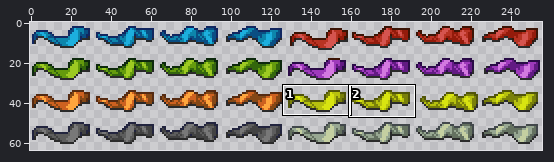
Sprite sheet, stored at ArmoredWarfare/Entities/Structures/PointFlag/CTF_Flag.png. Above: a wide view before the commit, with the close-up outlined.
Close-up. First the earlier version:
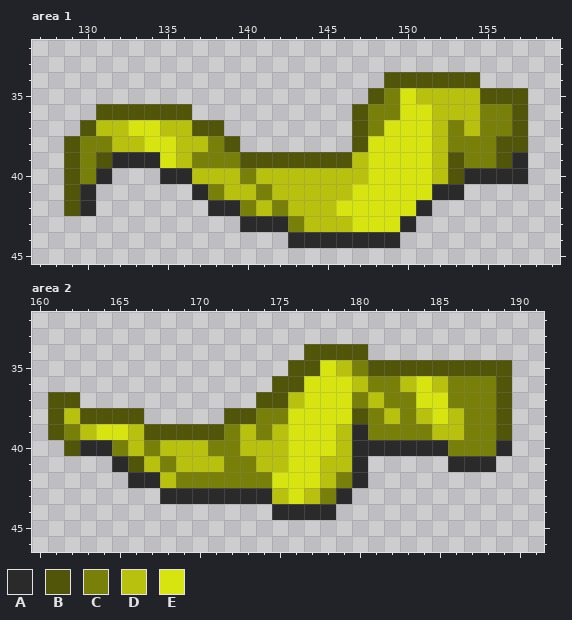
The file is 256x64 pixels. Shown: area 1: x 127..159, y 32..45; area 2: x 160..191, y 32..46. The commit also changed other parts of the picture, which this record leaves out.
Palette (. is transparent): A #2a2a2a  B #51550a  C #798009  D #b7c10e  E #d8e410
Pixels before, area 1, first column x 129:
34 ....................BBBBBB...
35 ...................BCEDDDDBBB
36 ..BBBBBB..........BCCEEDDDCCB
37 .BDDEEDDBB........BCEEEDCDCCB
38 BCCDDEEDDCB.......BEEEEDCCCBB
39 BCBAAAEDCCCBBBBBBBDEEEEDBCCBA
40 BCA...AADDDCDDDDDDDEEEEDBAAAA
41 BA......ACDDCDDDDDEEEEEAA....
42 BA.......AACDCDDDEEEEEA......
43 ...........AAACDDDEEEA.......
44 ..............AAAAAAA........
Pixels before, area 2, first column x 161:
34 ................BBBB.........
35 ...............BBEDCBBBBBBBBB
36 ..............BBEEEDCCDEDCCCB
37 BB...........BBDEEECDCCEECCCB
38 BDBBBB.....BBCCEEEEBCDCDEDCCB
39 BCDEEDBBBBBCDCDEEEDACCCCDDCCB
40 .BAACDCDDDCCDDDEEEDAAAAAACCCA
41 ....ABDCDDDCCDDEEDDA.....AAA.
42 .....AADCCCCCCEEEDCA.........
43 .......AAAAAAADEDCA..........
44 ..............AAAA...........
Now the later version:
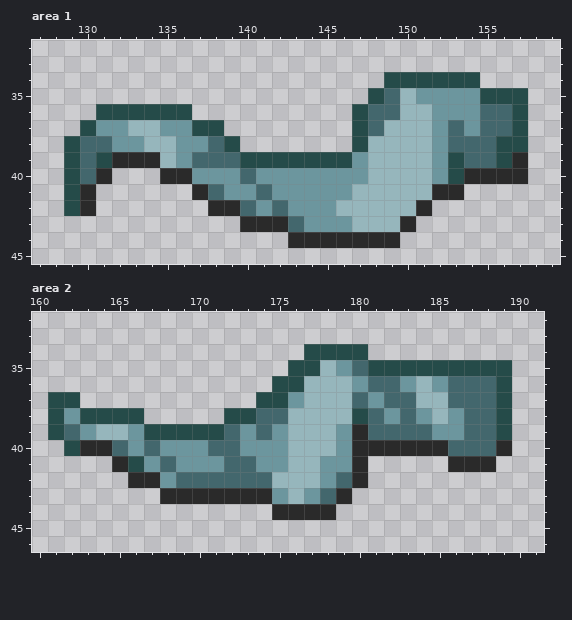
What changed:
colour B: #51550a -> #254b49
colour C: #798009 -> #43676d
colour D: #b7c10e -> #6c969e
colour E: #d8e410 -> #96b6bc
Changed places in both close-ups, as pixel boxes (x1, y1, x2, y2):
changed: (64, 72, 528, 232)
changed: (48, 344, 512, 504)
